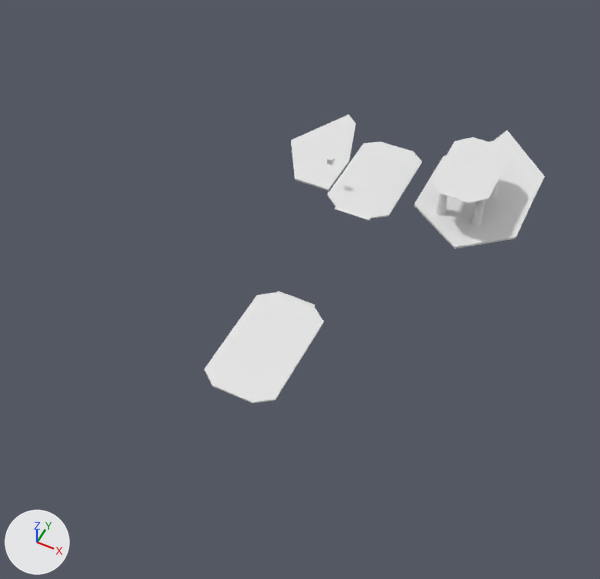
The Blender file Assets/Prefabs/Arena/Arena.blend as it was, and as the next commit left it.
Before and after are seen from a 50 mm lens placed at (81.0, -182.0, 206.0), pointed at (-1.0, -17.0, 0.0). Every picture has the same lights, and +X, +Y and +Z are marked at lower left.

The first picture shows 'Salle1', 'Salle2', 'Salle2Bis', 'Salle3', 'Salle4'.
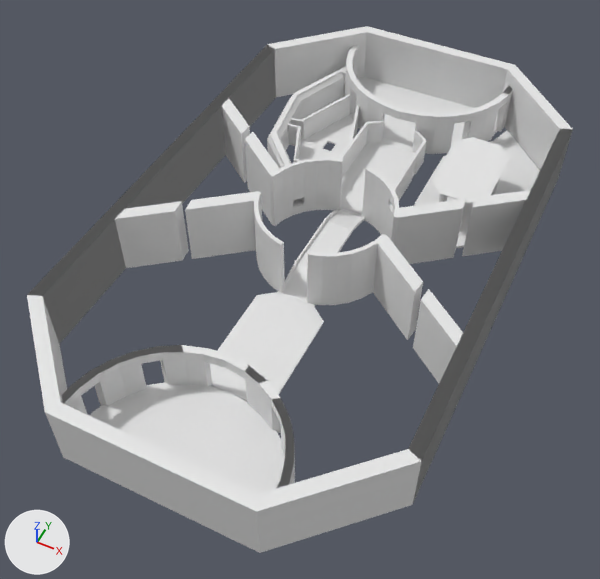
Commit message: added wall arena

What differs and where, as boxes (x1, y1, x2, y2) in the pictures (600 x 579 px):
'BigWall', shown
    after: (27, 26, 573, 553)
'Start1.001', added
    after: (89, 382, 284, 494)
'UpWallBord', shown
    after: (62, 45, 513, 488)
'WallBord', shown
    after: (70, 52, 511, 484)
'Salle2', reshaped
    before: (327, 142, 422, 220)
    after: (340, 138, 415, 217)
'Salle1', reshaped
    before: (291, 114, 356, 191)
    after: (299, 113, 355, 160)
'Start1', added
    after: (353, 77, 498, 148)
'CourloirUp', shown
    after: (267, 62, 354, 202)
'Pont', shown
    after: (283, 208, 365, 302)
'Salle2Wall', added
    after: (339, 120, 426, 216)
'Salle1.001', added
    after: (288, 94, 359, 162)
'CourloirDown', shown
    after: (285, 93, 345, 208)
part 2 of me_cube_008, added
    after: (341, 138, 415, 214)
'Salle4', unchanged, covered by the edit
    before: (414, 131, 545, 249)
    after: (414, 131, 540, 248)

Patch to the scene script:
```diff
--- a/Assets/Prefabs/Arena/Arena.blend.py
+++ b/Assets/Prefabs/Arena/Arena.blend.py
@@ me_cube_003 @@
 # used by ob_salle1; location = (-31.1, 66.6, -4.0)
-me_cube_003.from_pydata(...)  # 14 vertices, 16 faces; spans x -6.9..18.5, y -37.0..7.8, z 6.2..6.8
+me_cube_003.from_pydata(...)  # 30 vertices, 32 faces; spans x -7.0..18.5, y -37.0..8.4, z 6.1..8.6
+# me_cube_003 part 1
+# 11 vertices are removed from x -6.9..18.5, y -37.0..7.8, z 6.2..6.8
+# 16 faces are deleted
+# 21 vertices are added at x -7.0..18.5, y -37.0..8.4, z 6.1..8.6
+# 6 new vertices lie (0.0, 0.0, 0.7) away from vertices in x -3.3..9.9, y -19.1..-11.4, z 6.1
+# 32 new faces join them
@@ me_cube_008 @@
 # used by ob_salle2; location = (6.1, 46.1, 3.1)
-me_cube_008.from_pydata(...)  # 18 vertices, 17 faces; spans x -18.0..6.3, y -24.4..18.0, z -1.0..-0.4
+me_cube_008.from_pydata(...)  # 52 vertices, 51 faces; spans x -19.2..6.3, y -24.4..19.0, z -1.0..0.7
+# me_cube_008 part 2: 34 vertices added at x -19.2..6.3, y -23.3..19.0, z -1.0..0.7
@@ me_cube_013 @@
+me_cube_013.from_pydata(...)  # 82 vertices, 70 faces, 4 loose edges; spans x -6.7..18.5, y -36.4..7.8, z 6.1..16.1
@@ me_cube_012 @@
+me_cube_012.from_pydata(...)  # 84 vertices, 76 faces, 6 loose edges; spans x -17.1..6.3, y -22.8..18.0, z -1.0..9.1
@@ me_cylinder_002 @@
+me_cylinder_002.from_pydata(...)  # 38 vertices, 21 faces; spans x -34.4..30.0, y -23.4..11.7, z -1.8..0.7
@@ me_cylinder_001 @@
+me_cylinder_001.from_pydata(...)  # 38 vertices, 21 faces; spans x -34.4..30.0, y -24.8..11.7, z -1.8..0.7
@@ ob_bigwall @@
 ob_bigwall.location = (0.0, 0.0, 0.0)
-ob_bigwall.hide_set(True)
@@ ob_wallbord @@
 ob_wallbord.location = (-0.4, -81.2, -0.3)
-ob_wallbord.hide_set(True)
@@ ob_upwallbord @@
 ob_upwallbord.location = (-0.4, -81.2, 13.6)
-ob_upwallbord.hide_set(True)
@@ ob_pont @@
 ob_pont.location = (0.0, -0.3, -0.4)
-ob_pont.hide_set(True)
@@ ob_courloirdown @@
 ob_courloirdown.rotation_euler = (0.0, 0.0, 0.785)  # degrees (0, 0, 45)
-ob_courloirdown.hide_set(True)
@@ ob_courloirup @@
 ob_courloirup.rotation_euler = (0.0, 0.0, 0.785)  # degrees (0, 0, 45)
-ob_courloirup.hide_set(True)
@@ ob_salle1_001 @@
+ob_salle1_001 = bpy.data.objects.new('Salle1.001', me_cube_013)
+ob_salle1_001.location = (-31.5, 67.7, -4.0)
+ob_salle1_001.scale = (1.07, 1.07, 1.0)
@@ ob_salle2wall @@
+ob_salle2wall = bpy.data.objects.new('Salle2Wall', me_cube_012)
+ob_salle2wall.location = (6.1, 46.1, 3.1)
+ob_salle2wall.scale = (1.05, 1.05, 1.0)
@@ ob_start1_001 @@
+ob_start1_001 = bpy.data.objects.new('Start1.001', me_cylinder_002)
+ob_start1_001.location = (-2.4, -88.8, 3.2)
+ob_start1_001.rotation_euler = (0.0, 0.0, 3.142)  # degrees (0, 0, 180)
@@ ob_start1 @@
+ob_start1 = bpy.data.objects.new('Start1', me_cylinder_001)
+ob_start1.location = (2.0, 88.9, 3.0)
```
